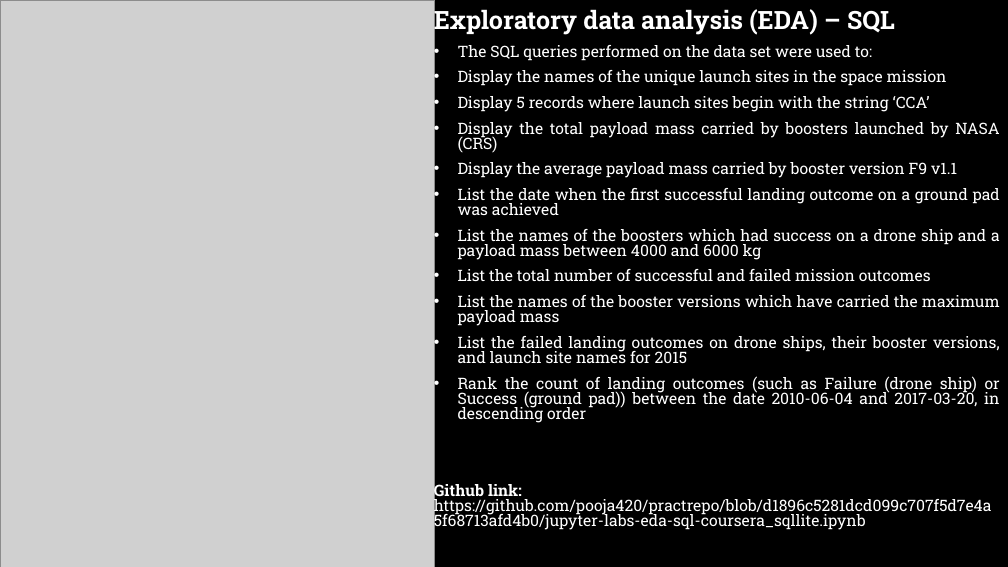
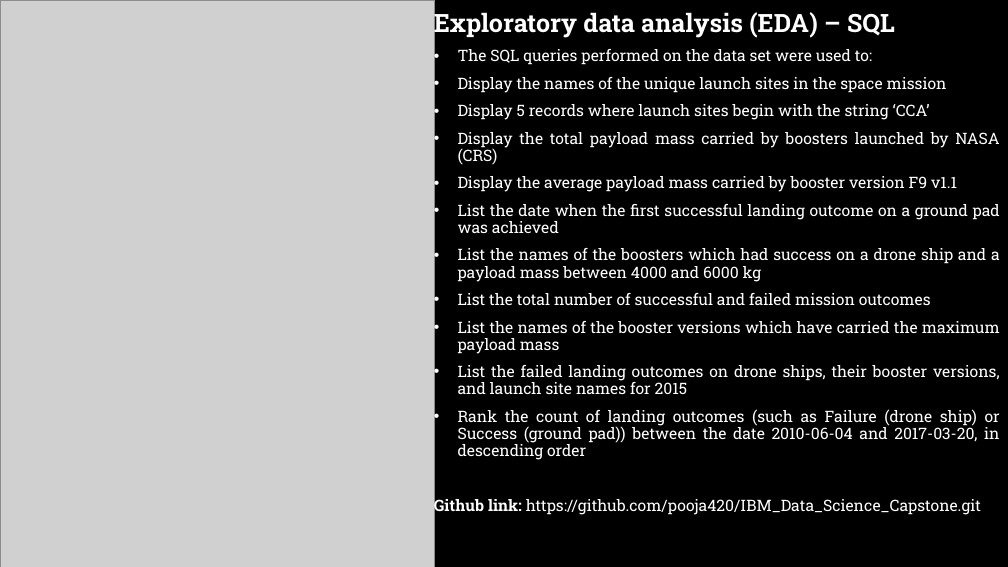
Before and after one commit to pooja420/IBM_Data_Science_Capstone, a slide deck: slide 12 of Space_X_Capstone_20230110.pptx. Drawn at 1008x567 pixels with LibreOffice and Linux fonts; fonts in the diff are those of the drawing; grey boxes stand for pictures. Boxes give left, top, right and bottom in pixels: in the first picture for what was removed or moved away, otherwise in the second. Text is boxed around its words. In the diff, an @@ line names an element or a change of style, - is before the commit and + after.

```diff
--- a/Space_X_Capstone_20230110.pptx
+++ b/Space_X_Capstone_20230110.pptx
@@ subtitle at (434,9,1000,460): line spacing 0.8 to 0.9 @@
@@ subtitle at (434,497,981,516): text changed @@
-Github link: https://github.com/pooja420/practrepo/blob/d1896c5281dcd099c707f5d7e4a5f68713afd4b0/jupyter-labs-eda-sql-coursera_sqllite.ipynb
+Github link: https://github.com/pooja420/IBM_Data_Science_Capstone.git
```
Also in this commit, not shown: 7 other slides changed.
